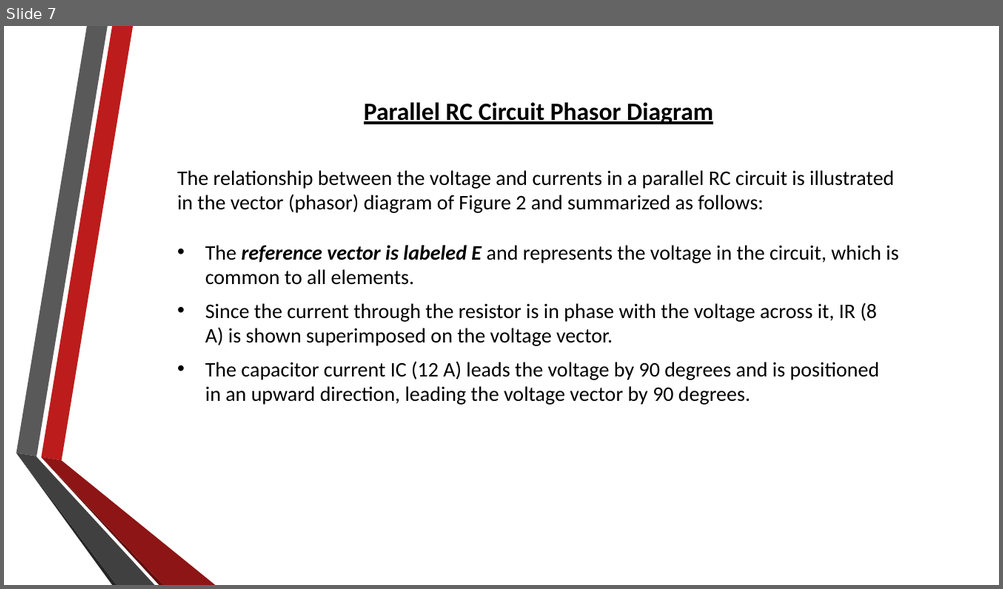
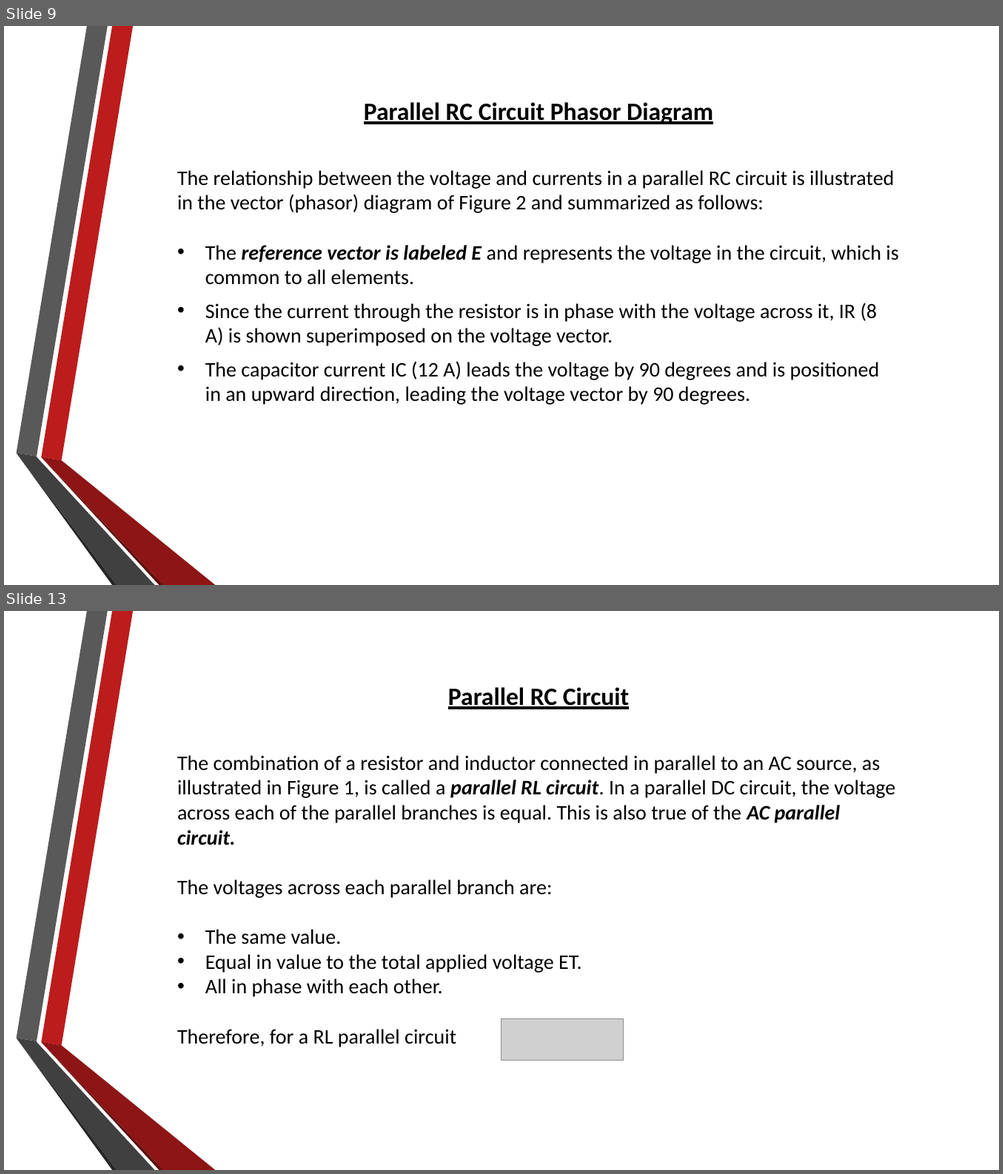
Before and after one commit to RahulAgrwal/Electrical-Virtual-lab, a slide deck: exp2/theoryimage/theory.pptx. Shown one above the other, each under a label of ours: slide 7 before the commit, slides 9 and 13 after it; the slides between them are not shown. The pictures are 1003x589 and 1003x1174 pixels, drawn with LibreOffice and Linux fonts; fonts in the diff are those of the drawing; grey boxes stand for pictures; background and template pictures are left out. Boxes give left, top, right and bottom in pixels: in the first picture for what was removed or moved away, otherwise in the second. Text is boxed around its words. In the diff, an @@ line names an element or a change of style, - is before the commit and + after.

```diff
--- a/exp2/theoryimage/theory.pptx
+++ b/exp2/theoryimage/theory.pptx
@@ slide 13 added at box(4, 611, 999, 1170), background picture (left out); not listed: 6 template elements that a slide beside it also shows @@
@@ text added at box(177, 687, 895, 997), 20 pt, text #000000 @@
+Parallel RC Circuit
+The combination of a resistor and inductor connected in parallel to an AC source, as illustrated in Figure 1, is called a parallel RL circuit. In a parallel DC circuit, the voltage across each of the parallel branches is equal. This is also true of the AC parallel circuit.
+The voltages across each parallel branch are:
+• The same value.
+• Equal in value to the total applied voltage ET.
+• All in phase with each other.
+Therefore, for a RL parallel circuit
@@ picture added at box(502, 1019, 624, 1060) @@
@@ what was slide 7 is now slide 9 @@
```
Also in this commit, not shown: 2 slides changed, 10 other slides added, 8 slides removed, 37 other files.
